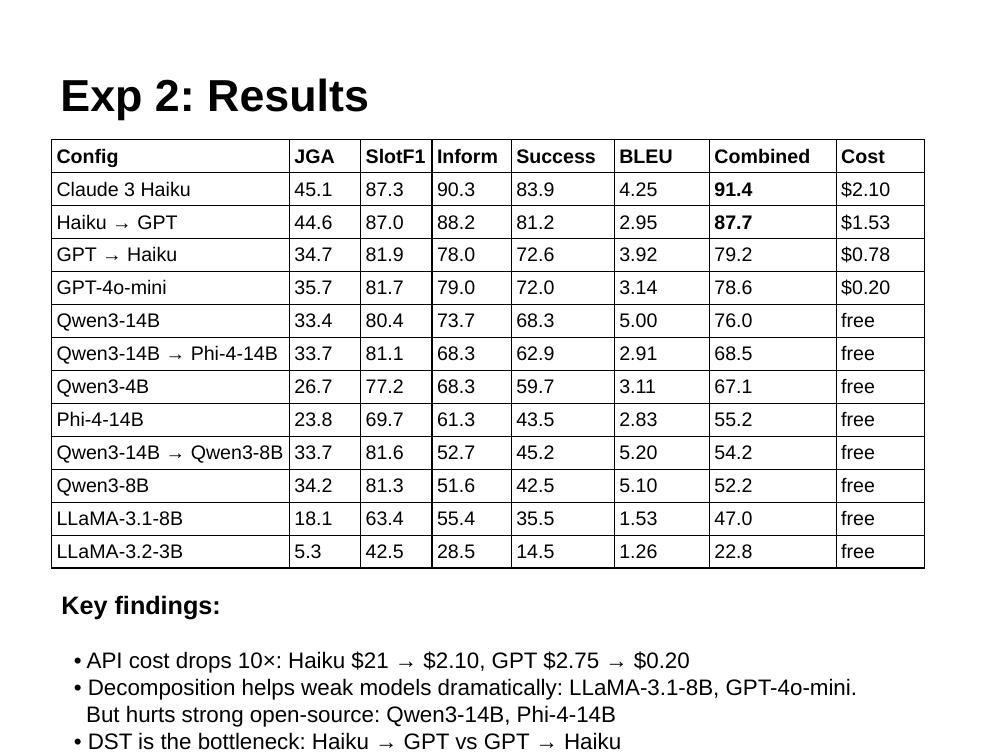
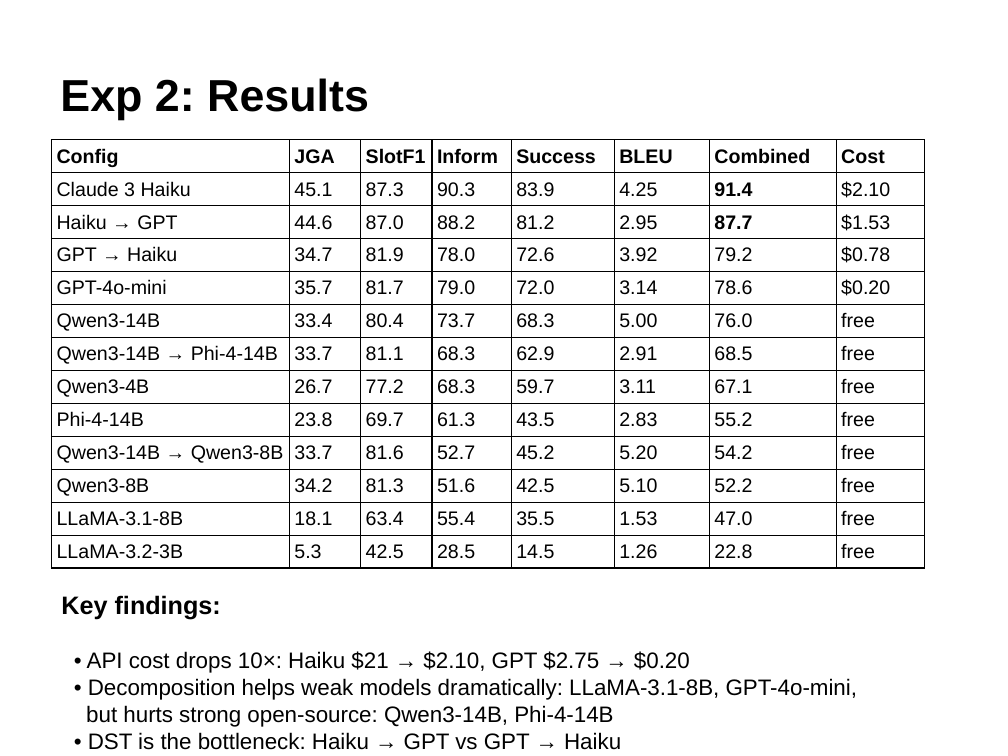
Before and after one commit to GiX007/mlp4cs, a slide deck: slide 13 of docs/presentation.pptx. Drawn at 1008x756 pixels with LibreOffice and Linux fonts; fonts in the diff are those of the drawing. Boxes give left, top, right and bottom in pixels: in the first picture for what was removed or moved away, otherwise in the second. Text is boxed around its words. In the diff, an @@ line names an element or a change of style, - is before the commit and + after.

```diff
--- a/docs/presentation.pptx
+++ b/docs/presentation.pptx
@@ text at [86, 678, 857, 727]: text changed @@
-• Decomposition helps weak models dramatically: LLaMA-3.1-8B, GPT-4o-mini.
-But hurts strong open-source: Qwen3-14B, Phi-4-14B
+• Decomposition helps weak models dramatically: LLaMA-3.1-8B, GPT-4o-mini,
+but hurts strong open-source: Qwen3-14B, Phi-4-14B
```
Also in this commit, not shown: 9 other slides changed, 2 other files.
